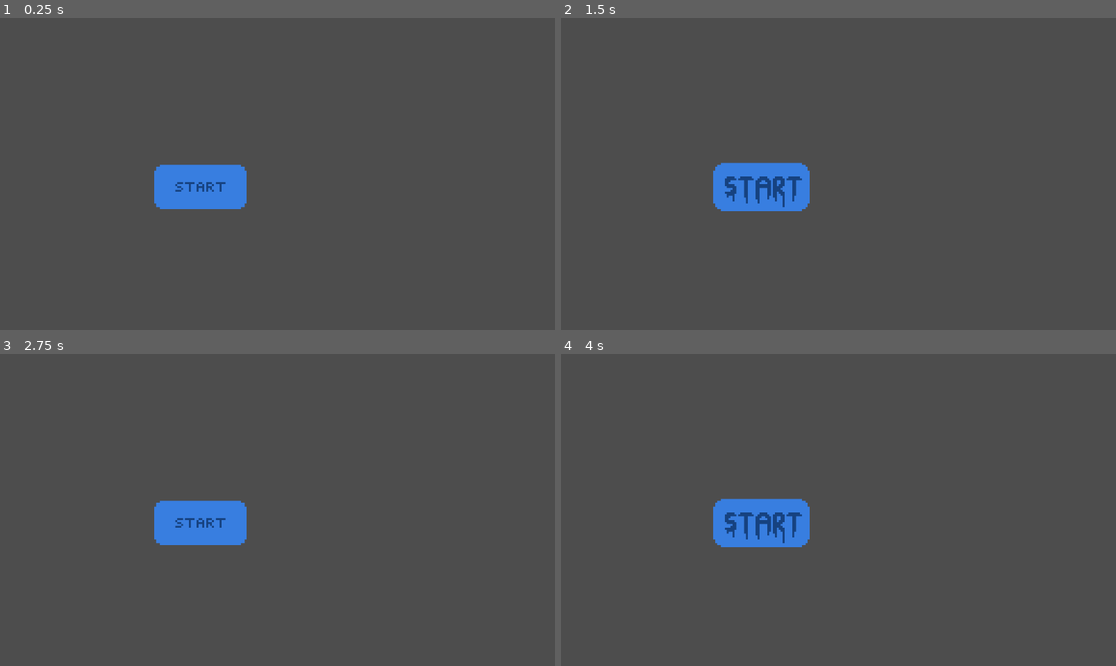
Above: before the commit, frames 1-4 (two rows, left to right).
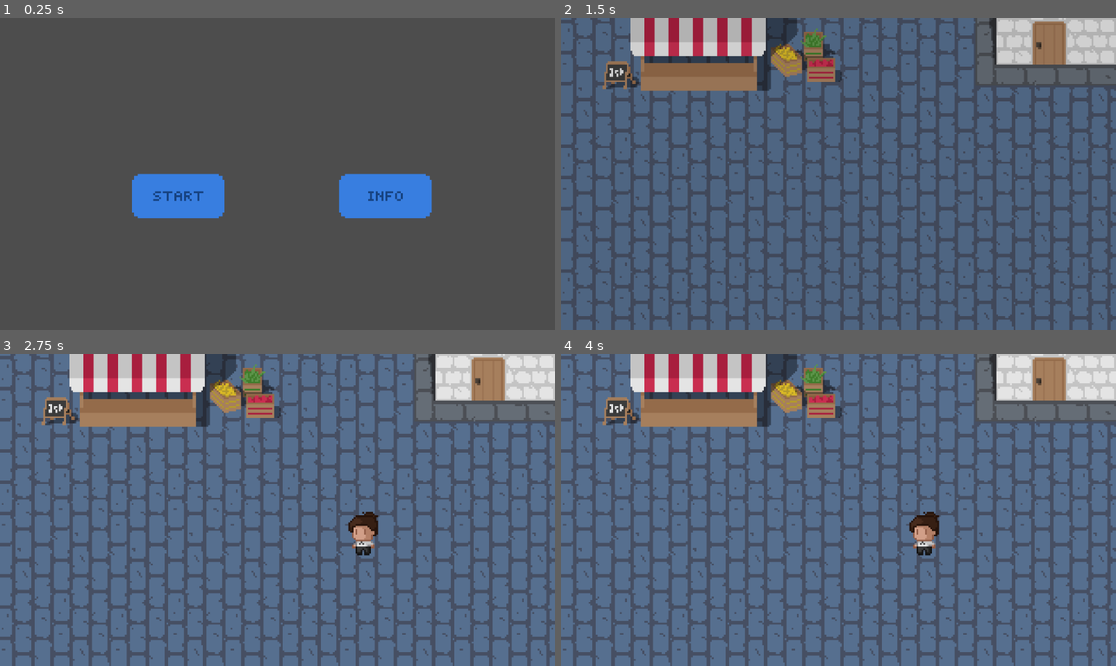
Above: after the commit, the same moments.

Repository: AMadayag/TGWDLMGodot
Game: Godot game, scene res://main.tscn
Same seed, same stepped clock (60 frames per second), same inputs: the game is played once before the commit and once after it. Before the commit the project starts from res://Start/main.tscn.
Inputs (mouse positions are in pixels of both pictures, inside the frame that each line leads up to; where the layout moved, square brackets give the same spot in the first picture):
- Up to frame 1 (0.25 s): no input
- Up to frame 2 (1.5 s): click (943, 195) [760, 186] at 0.5 s; click (738, 195) at 1.27 s
- Up to frame 3 (2.75 s): click (283, 513) at 2.02 s
- Up to frame 4 (4 s): click (760, 522) at 2.77 s; click (760, 522) at 3.52 s

The runs differ from the first frame. In frame 1, 4.5% of the frame differs, in the area x 23-78%, y 46-65%; in frame 2, 76%; in frame 3, 78%; in frame 4, 78%, in the area x 0-100%, y 0-100%.

Commit message:
created web export files

Diff:
--- /dev/null
+++ b/Cutscene1/Cutscene1.tscn
@@ -0,0 +1,153 @@
+[gd_scene format=3 uid="uid://dcms6jbpcudjk"]
+
+[ext_resource type="Script" uid="uid://d1rnuqdj0ft5h" path="res://Cutscene1/cutscene_1.gd" id="1_cxun4"]
+[ext_resource type="Texture2D" uid="uid://ddfsr0wgmtxqh" path="res://Assets/Backgrounds/background-faded-temp.png" id="1_gqlvb"]
+[ext_resource type="Texture2D" uid="uid://bb05dkxkya8bn" path="res://Assets/Characters/paul-1.png" id="2_fcpal"]
+[ext_resource type="Texture2D" uid="uid://2f8nh1fr62c4" path="res://Assets/Characters/paul-2.png" id="3_cxun4"]
+[ext_resource type="Texture2D" uid="uid://cu3t0e6odhctd" path="res://Assets/Characters/emma-1.png" id="3_jd0ho"]
+[ext_resource type="Texture2D" uid="uid://dcku4p6u7yqka" path="res://Assets/Backgrounds/background-temp.png" id="3_ox4bw"]
+[ext_resource type="Texture2D" uid="uid://bihnkmx8g851a" path="res://Assets/Characters/paul-3.png" id="4_18eal"]
+[ext_resource type="Texture2D" uid="uid://b6q3o2mulad2s" path="res://Assets/Characters/emma-2.png" id="4_drot3"]
+[ext_resource type="Texture2D" uid="uid://iws35o6w26yj" path="res://Assets/Characters/paul-4.png" id="5_jd0ho"]
+[ext_resource type="Texture2D" uid="uid://bfunsk45flcdo" path="res://Assets/Text/emma-1.png" id="9_1l2jd"]
+[ext_resource type="Texture2D" uid="uid://bb4jiyncf2h7g" path="res://Assets/Text/emma-2.png" id="10_jcyv5"]
+[ext_resource type="Texture2D" uid="uid://dei57qlcxhut7" path="res://Assets/Text/Notes/notes-1.png" id="11_73w7p"]
+[ext_resource type="Texture2D" uid="uid://kho5g37xwyhx" path="res://Assets/Text/im-sorry-1.png" id="11_ga5fu"]
+[ext_resource type="Texture2D" uid="uid://ccda8jsv38c7t" path="res://Assets/Text/Notes/notes-2.png" id="12_7iglx"]
+[ext_resource type="Texture2D" uid="uid://cpad82qmmahuo" path="res://Assets/Text/im-sorry-2.png" id="12_ox4bw"]
+[ext_resource type="Texture2D" uid="uid://dyu3nwpuax444" path="res://Assets/Text/w-what-1.png" id="13_6u8nl"]
+[ext_resource type="Texture2D" uid="uid://cq1hvgwgf20su" path="res://Assets/Text/Notes/notes-3.png" id="13_f4usk"]
+[ext_resource type="Texture2D" uid="uid://b7pc7ybkqxilb" path="res://Assets/Text/w-what-2.png" id="14_gg0wd"]
+
+[sub_resource type="SpriteFrames" id="SpriteFrames_drot3"]
+animations = [{
+"frames": [{
+"duration": 1.0,
+"texture": ExtResource("3_jd0ho")
+}, {
+"duration": 2.5,
+"texture": ExtResource("4_drot3")
+}],
+"loop": true,
+"name": &"Emma",
+"speed": 2.0
+}, {
+"frames": [{
+"duration": 1.0,
+"texture": ExtResource("3_cxun4")
+}, {
+"duration": 1.0,
+"texture": ExtResource("2_fcpal")
+}, {
+"duration": 0.7,
+"texture": ExtResource("4_18eal")
+}, {
+"duration": 1.5,
+"texture": ExtResource("5_jd0ho")
+}],
+"loop": true,
+"name": &"Paul",
+"speed": 2.0
+}]
+
+[sub_resource type="SpriteFrames" id="SpriteFrames_2u5b2"]
+animations = [{
+"frames": [{
+"duration": 1.0,
+"texture": ExtResource("9_1l2jd")
+}, {
+"duration": 1.0,
+"texture": ExtResource("10_jcyv5")
+}],
+"loop": true,
+"name": &"emma",
+"speed": 2.0
+}, {
+"frames": [{
+"duration": 1.0,
+"texture": ExtResource("11_ga5fu")
+}, {
+"duration": 1.0,
+"texture": ExtResource("12_ox4bw")
+}],
+"loop": true,
+"name": &"im-sorry",
+"speed": 2.0
+}, {
+"frames": [{
+"duration": 1.0,
+"texture": ExtResource("13_6u8nl")
+}, {
+"duration": 1.0,
+"texture": ExtResource("14_gg0wd")
+}],
+"loop": true,
+"name": &"w-what",
+"speed": 2.0
+}]
+
+[sub_resource type="SpriteFrames" id="SpriteFrames_vdmkw"]
+animations = [{
+"frames": [],
+"loop": true,
+"name": &"off",
+"speed": 5.0
+}, {
+"frames": [{
+"duration": 1.0,
+"texture": ExtResource("11_73w7p")
+}, {
+"duration": 1.0,
+"texture": ExtResource("12_7iglx")
+}, {
+"duration": 1.0,
+"texture": ExtResource("13_f4usk")
+}, {
+"duration": 1.0,
+"texture": ExtResource("12_7iglx")
+}],
+"loop": true,
+"name": &"on",
+"speed": 2.0
+}]
+
+[node name="Cutscene1" type="Node2D" unique_id=470660627]
+script = ExtResource("1_cxun4")
+
+[node name="Click" type="TextureButton" parent="." unique_id=1298686029]
+offset_left = -11.0
+offset_top = -14.0
+offset_right = 1175.0
+offset_bottom = 670.0
+
+[node name="Bg" type="Sprite2D" parent="." unique_id=1674090977]
+position = Vector2(575.99994, 323.99997)
+scale = Vector2(0.36, 0.36)
+texture = ExtResource("1_gqlvb")
+
+[node name="Bg2" type="Sprite2D" parent="." unique_id=166275670]
+z_index = -1
+position = Vector2(575.99994, 323.99997)
+scale = Vector2(0.36, 0.36)
+texture = ExtResource("3_ox4bw")
+
+[node name="Character" type="AnimatedSprite2D" parent="." unique_id=664350093]
+position = Vector2(817.99994, 367.99997)
+scale = Vector2(0.56, 0.56)
+sprite_frames = SubResource("SpriteFrames_drot3")
+animation = &"Paul"
+
+[node name="Textbox" type="AnimatedSprite2D" parent="." unique_id=1068852411]
+position = Vector2(396.99997, 535)
+scale = Vector2(0.5, 0.5)
+sprite_frames = SubResource("SpriteFrames_2u5b2")
+animation = &"w-what"
+
+[node name="Notes" type="AnimatedSprite2D" parent="Textbox" unique_id=1209820052]
+position = Vector2(874.00006, -422)
+scale = Vector2(1.1, 1.1)
+sprite_frames = SubResource("SpriteFrames_vdmkw")
+animation = &"off"
+
+[connection signal="ready" from="." to="." method="_on_ready"]
+[connection signal="pressed" from="Click" to="." method="_on_click_pressed"]
--- /dev/null
+++ b/Cutscene1/bg.gd
@@ -0,0 +1 @@
+extends Sprite2D
--- /dev/null
+++ b/Cutscene1/cutscene_1.gd
@@ -0,0 +1,48 @@
+extends Node2D
+
+func _on_ready() -> void:
+	$Character.modulate.a = 0.0
+	$Bg.modulate.a = 0.0
+	$Textbox.modulate.a = 0.0
+	await fade_in($Bg, 1)
+	$Character.play("Paul")
+	await fade_in($Character, 0.5)
+	fade_in($Textbox, 0.1)
+	$Textbox.play("emma")
+
+func fade_in(sprite, duration):
+	sprite.modulate.a = 0.0
+	var tween = sprite.create_tween()
+	tween.tween_property(sprite, "modulate:a", 1.0, duration)
+	await tween.finished
+
+func fade_out(sprite, duration):
+	var tween = sprite.create_tween()
+	tween.tween_property(sprite, "modulate:a", 0.0, duration)
+	await tween.finished
+
+func fade_out_all() -> void:
+	await fade_out($Textbox, 0.1)
+	fade_out($Character, 0.5)
+	fade_out($Bg, 1)
+	get_tree().change_scene_to_file("res://Tutorial/Tutorial.tscn")
+
+func _on_click_pressed() -> void:
+	if ($Textbox.animation == "im-sorry"):
+		switch_sprites()
+	go_to_next_textbox()
+
+
+func switch_sprites() -> void:
+	if ($Character.animation == "Paul"):
+		$Character.play("Emma")
+	else:
+		$Character.play("Paul")
+
+func go_to_next_textbox() -> void:
+	if ($Textbox.animation == "emma"):
+		$Textbox.play("im-sorry")
+	elif ($Textbox.animation == "im-sorry"):
+		$Textbox.play("w-what")
+	else:
+		fade_out_all()
--- /dev/null
+++ b/Cutscene1/textbox.gd
@@ -0,0 +1,11 @@
+extends AnimatedSprite2D
+
+
+# Called when the node enters the scene tree for the first time.
+func _ready() -> void:
+	pass # Replace with function body.
+
+
+# Called every frame. 'delta' is the elapsed time since the previous frame.
+func _process(delta: float) -> void:
+	pass
--- /dev/null
+++ b/Start/Info.tscn
@@ -0,0 +1,3 @@
+[gd_scene format=3 uid="uid://b5xntj7uj0110"]
+
+[node name="Info" type="Node2D" unique_id=817981264]
--- a/Start/main.tscn
+++ /dev/null
@@ -1,9 +0,0 @@
-[gd_scene format=3 uid="uid://p0o4gl67nagg"]
-
-[ext_resource type="Script" uid="uid://d1l4t8uchypmg" path="res://Start/main.gd" id="1_5b4yh"]
-[ext_resource type="PackedScene" uid="uid://bcc8odv5dwmp8" path="res://Start/start.tscn" id="2_5b4yh"]
-
-[node name="Main" type="Node2D" unique_id=317641001]
-script = ExtResource("1_5b4yh")
-
-[node name="Start" parent="." unique_id=1820069497 instance=ExtResource("2_5b4yh")]
--- a/Start/start.gd
+++ b/Start/start.gd
@@ -1 +1,4 @@
 extends Node2D
+
+func _on_start_btn_pressed() -> void:
+	get_tree().change_scene_to_file("res://Cutscene1/Cutscene1.tscn")
--- a/Start/start.tscn
+++ b/Start/start.tscn
@@ -1,17 +1,32 @@
 [gd_scene format=3 uid="uid://bcc8odv5dwmp8"]
 
+[ext_resource type="Script" uid="uid://dyj8uxfv665g0" path="res://Start/start.gd" id="1_vdp6l"]
 [ext_resource type="Texture2D" uid="uid://1l2sq4tvu2lk" path="res://Assets/Start/start-button.png" id="2_kcwqr"]
 [ext_resource type="Texture2D" uid="uid://dl3rt3jmydosj" path="res://Assets/Start/start-button-hover.png" id="2_sace0"]
 [ext_resource type="Texture2D" uid="uid://dpcnp4ky4gadf" path="res://Assets/Start/start-button-press.png" id="3_fei3c"]
+[ext_resource type="Texture2D" uid="uid://dluhyb3g0nvr3" path="res://Assets/Start/info-button.png" id="5_3tbpj"]
+[ext_resource type="Texture2D" uid="uid://714ehee6l6gh" path="res://Assets/Start/info-button-hover.png" id="6_one0q"]
 
 [node name="Start" type="Node2D" unique_id=1820069497]
+script = ExtResource("1_vdp6l")
 
-[node name="TextureButton" type="TextureButton" parent="." unique_id=435902801]
-offset_left = 316.0
-offset_top = 301.0
-offset_right = 816.0
-offset_bottom = 551.0
+[node name="StartBtn" type="TextureButton" parent="." unique_id=435902801]
+offset_left = 270.0
+offset_top = 320.0
+offset_right = 770.0
+offset_bottom = 570.0
 scale = Vector2(0.4, 0.4)
 texture_normal = ExtResource("2_kcwqr")
 texture_pressed = ExtResource("3_fei3c")
 texture_hover = ExtResource("2_sace0")
+
+[node name="TextureButton" type="TextureButton" parent="." unique_id=1783957021]
+offset_left = 700.0
+offset_top = 320.0
+offset_right = 1200.0
+offset_bottom = 570.0
+scale = Vector2(0.4, 0.4)
+texture_normal = ExtResource("5_3tbpj")
+texture_hover = ExtResource("6_one0q")
+
+[connection signal="pressed" from="StartBtn" to="." method="_on_start_btn_pressed"]
--- /dev/null
+++ b/Tutorial/Tutorial.tscn
@@ -0,0 +1,88 @@
+[gd_scene format=3 uid="uid://wnytj45uhgfm"]
+
+[ext_resource type="Texture2D" uid="uid://dcku4p6u7yqka" path="res://Assets/Backgrounds/background-temp.png" id="1_c1c4d"]
+[ext_resource type="Texture2D" uid="uid://dptd24w12aay4" path="res://Assets/Sprites/Emma/dodge-1.png" id="2_hgldx"]
+[ext_resource type="Texture2D" uid="uid://b3vykkt313i7y" path="res://Assets/Sprites/Emma/emma-still.png" id="2_m05rd"]
+[ext_resource type="Texture2D" uid="uid://w7eu0jh1iemu" path="res://Assets/Sprites/Emma/emma-walk-1.png" id="3_yhiv6"]
+[ext_resource type="Texture2D" uid="uid://bpyi1rgt8anhx" path="res://Assets/Sprites/Emma/emma-walk-3.png" id="4_3oavh"]
+[ext_resource type="Texture2D" uid="uid://djkc30kam2e50" path="res://Assets/Sprites/Emma/emma-still-right.png" id="5_l41xm"]
+[ext_resource type="Texture2D" uid="uid://c7c7riymn1fad" path="res://Assets/Sprites/Emma/emma-walk-1-right.png" id="6_hgldx"]
+[ext_resource type="Texture2D" uid="uid://cc1jrpa0dv3kr" path="res://Assets/Sprites/Emma/emma-walk-3-right.png" id="7_jm7vr"]
+
+[sub_resource type="SpriteFrames" id="SpriteFrames_l41xm"]
+animations = [{
+"frames": [{
+"duration": 1.0,
+"texture": ExtResource("2_hgldx")
+}],
+"loop": true,
+"name": &"Dodge",
+"speed": 5.0
+}, {
+"frames": [],
+"loop": true,
+"name": &"Walk-Down",
+"speed": 5.0
+}, {
+"frames": [{
+"duration": 1.0,
+"texture": ExtResource("2_m05rd")
+}, {
+"duration": 1.0,
+"texture": ExtResource("3_yhiv6")
+}, {
+"duration": 1.0,
+"texture": ExtResource("2_m05rd")
+}, {
+"duration": 1.0,
+"texture": ExtResource("4_3oavh")
+}],
+"loop": true,
+"name": &"Walk-Left",
+"speed": 5.0
+}, {
+"frames": [{
+"duration": 1.0,
+"texture": ExtResource("5_l41xm")
+}, {
+"duration": 1.0,
+"texture": ExtResource("6_hgldx")
+}, {
+"duration": 1.0,
+"texture": ExtResource("5_l41xm")
+}, {
+"duration": 1.0,
+"texture": ExtResource("7_jm7vr")
+}],
+"loop": true,
+"name": &"Walk-Right",
+"speed": 5.0
+}, {
+"frames": [],
+"loop": true,
+"name": &"Walk-Up",
+"speed": 5.0
+}]
+
+[sub_resource type="RectangleShape2D" id="RectangleShape2D_hgldx"]
+size = Vector2(31, 77.5)
+
+[node name="Tutorial" type="Node2D" unique_id=735892748]
+
+[node name="Bg" type="Sprite2D" parent="." unique_id=1228023131]
+z_index = -1
+position = Vector2(575.99994, 323.99997)
+scale = Vector2(0.36, 0.36)
+texture = ExtResource("1_c1c4d")
+
+[node name="Emma" type="CharacterBody2D" parent="." unique_id=131476858]
+
+[node name="EmmaSprite" type="AnimatedSprite2D" parent="Emma" unique_id=1431446324]
+position = Vector2(754, 373)
+scale = Vector2(0.36, 0.36)
+sprite_frames = SubResource("SpriteFrames_l41xm")
+animation = &"Walk-Left"
+
+[node name="EmmaCollision" type="CollisionShape2D" parent="Emma" unique_id=882757267]
+position = Vector2(754, 375)
+shape = SubResource("RectangleShape2D_hgldx")
--- /dev/null
+++ b/main.tscn
@@ -0,0 +1,9 @@
+[gd_scene format=3 uid="uid://p0o4gl67nagg"]
+
+[ext_resource type="Script" uid="uid://d1l4t8uchypmg" path="res://main.gd" id="1_5b4yh"]
+[ext_resource type="PackedScene" uid="uid://bcc8odv5dwmp8" path="res://Start/start.tscn" id="2_5b4yh"]
+
+[node name="Main" type="Node2D" unique_id=317641001]
+script = ExtResource("1_5b4yh")
+
+[node name="Start" parent="." unique_id=1820069497 instance=ExtResource("2_5b4yh")]
Binary file added: Assets/Backgrounds/background-faded-temp.png
Not shown, added: Assets/Backgrounds/background-faded-temp.png.import
Binary file added: Assets/Backgrounds/background-temp.png
Not shown, added: Assets/Backgrounds/background-temp.png.import
Binary file added: Assets/Characters/emma-1.png
Not shown, added: Assets/Characters/emma-1.png.import
Binary file added: Assets/Characters/emma-2.png
Not shown, added: Assets/Characters/emma-2.png.import
Binary file added: Assets/Characters/paul-1.png
Not shown, added: Assets/Characters/paul-1.png.import
Binary file added: Assets/Characters/paul-2.png
Not shown, added: Assets/Characters/paul-2.png.import
(and 62 more such lines)
